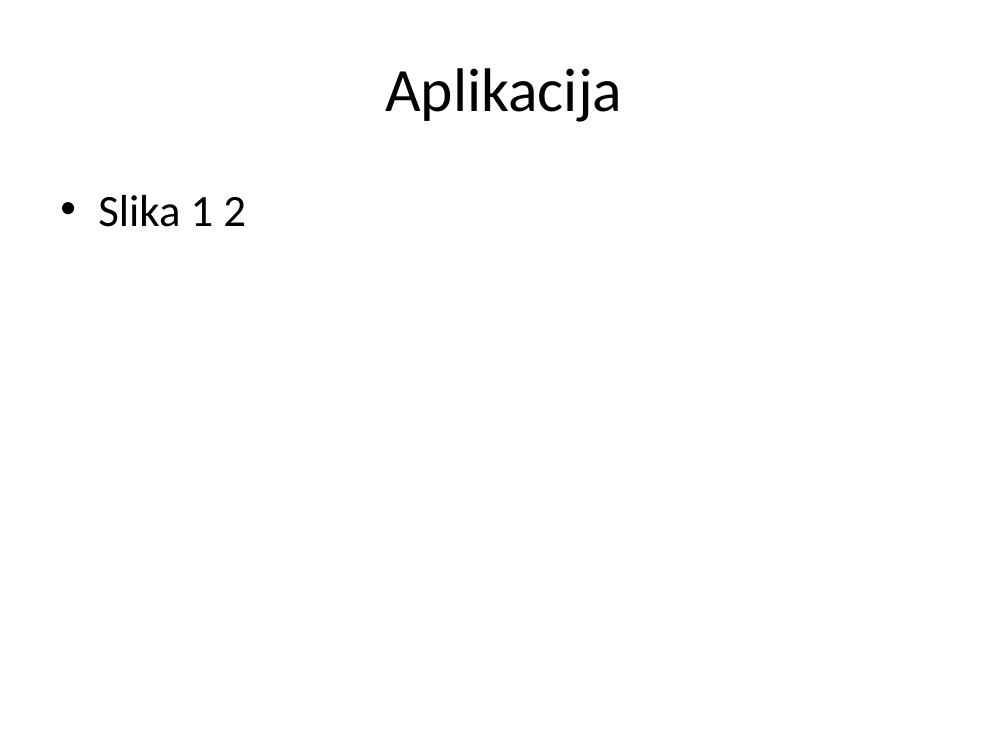
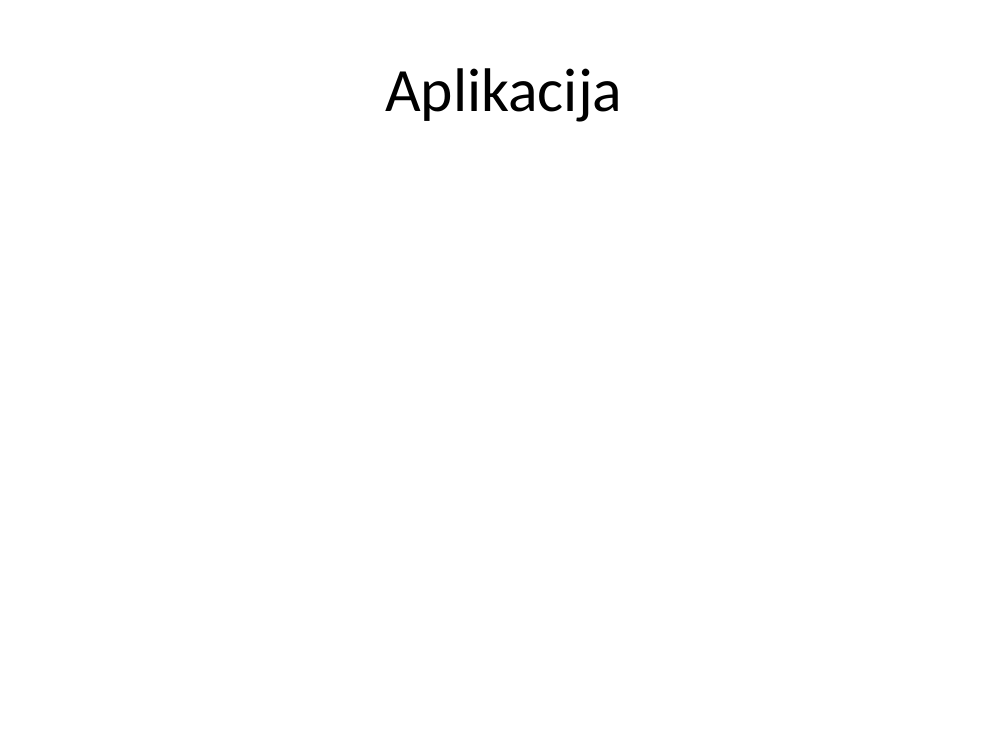
Before and after one commit to ooad-2014-2015/HeritageDev, a slide deck: slide 12 of Prezentacija.pptx (slide 13 before the commit). Drawn at 1008x756 pixels with LibreOffice and Linux fonts; fonts in the diff are those of the drawing; background and template pictures are left out. Boxes give left, top, right and bottom in pixels: in the first picture for what was removed or moved away, otherwise in the second. Text is boxed around its words. In the diff, an @@ line names an element or a change of style, - is before the commit and + after.

```diff
--- a/Prezentacija.pptx
+++ b/Prezentacija.pptx
@@ text removed at bbox=[98, 195, 246, 227] @@
-• Slika 1 2
```
Also in this commit, not shown: 8 other slides changed, 3 slides added, 4 slides removed, 2 other files.
